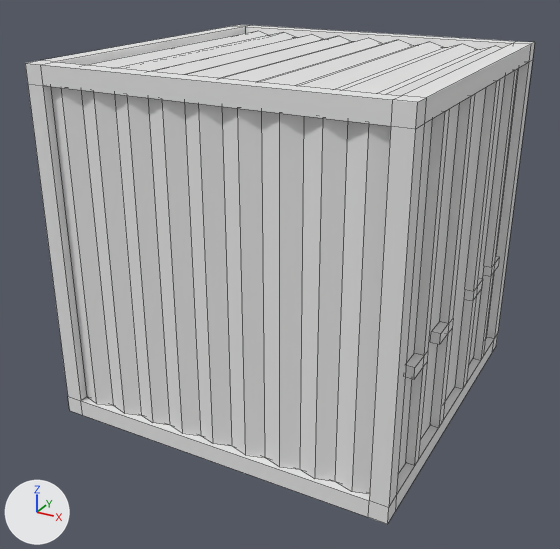
The OBJ model src/main/resources/assets/bdsandm/models/block/shipping_container_mini.obj: old version first, new version second.
Before and after are seen from a 50 mm camera at (1.478, -2.401, 1.301) aimed at (0.474, -0.576, 0.388). The lights are fixed; the arrows at lower left show +X, +Y and +Z. Mesh edges are drawn as thin lines. Where no turn or scale is listed for an object, it has been applied to the vertices.
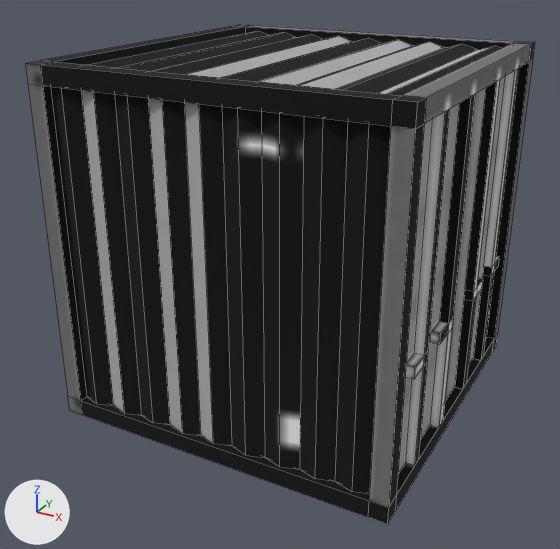
What changed in the scene script:
```text
Add img_shipping_container_detail_1:
    img_shipping_container_detail_1 = load_image('shipping_container_detail_1', '../../textures/blocks/shipping_container_detail_1.png', 64, 64, 'sRGB')
Add img_shipping_container_detail_0:
    img_shipping_container_detail_0 = load_image('shipping_container_detail_0', '../../textures/blocks/shipping_container_detail_0.png', 64, 64, 'sRGB')
Add img_shipping_container:
    img_shipping_container = load_image('shipping_container', '../../textures/blocks/shipping_container.png', 64, 64, 'sRGB')
Change mat_a:
    remove mat_a.base_color = (0.8, 0.8, 0.8)  # white #e7e7e7
    add mat_a.texture = img_shipping_container
Change mat_b:
    remove mat_b.base_color = (0.8, 0.8, 0.8)  # white #e7e7e7
    add mat_b.texture = img_shipping_container_detail_0
Change mat_c:
    remove mat_c.base_color = (0.8, 0.8, 0.8)  # white #e7e7e7
    add mat_c.texture = img_shipping_container_detail_1
```

Boxes [x1, y1, x2, y2] around the edits, measured in the pictures (560 x 549 px):
'Cube', surface changed (grey to black)
    both: [25, 25, 535, 524]
